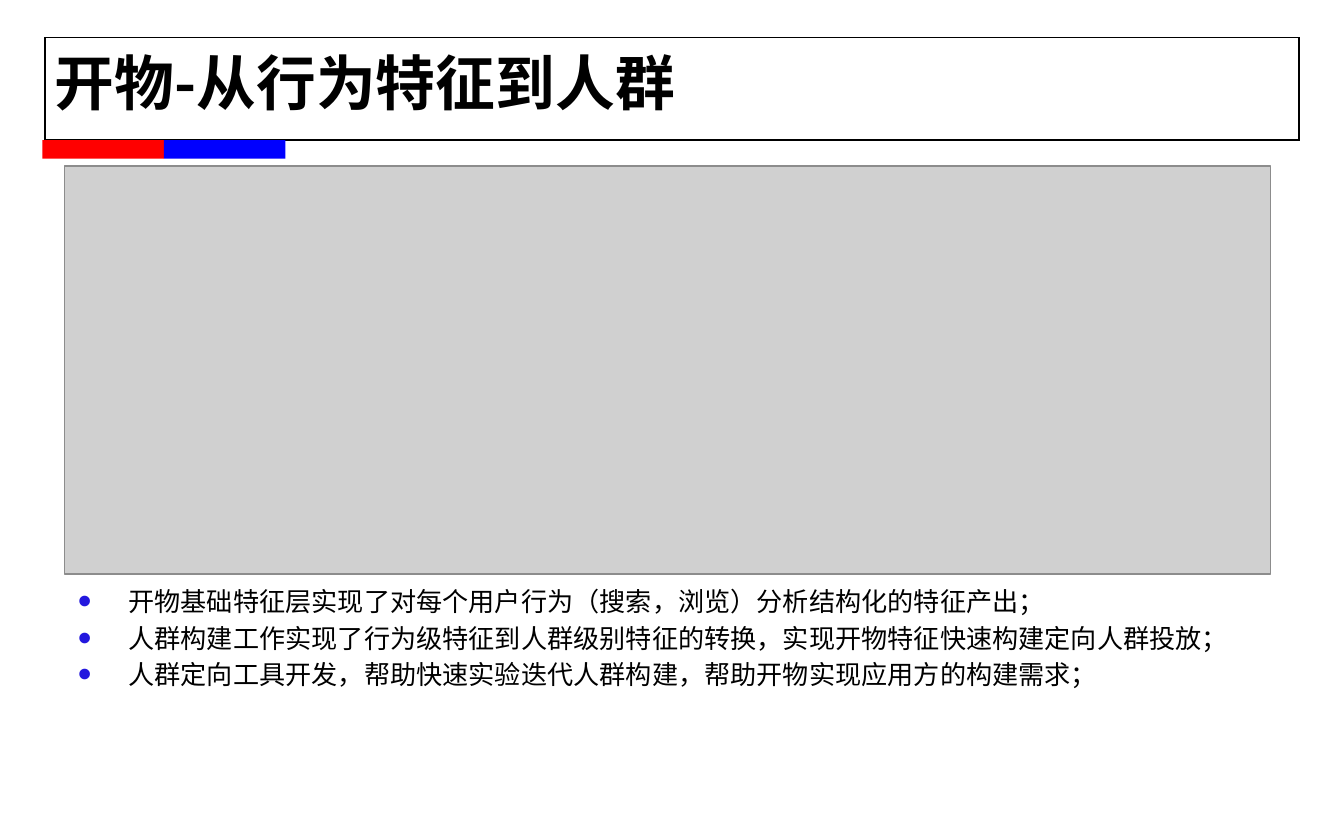
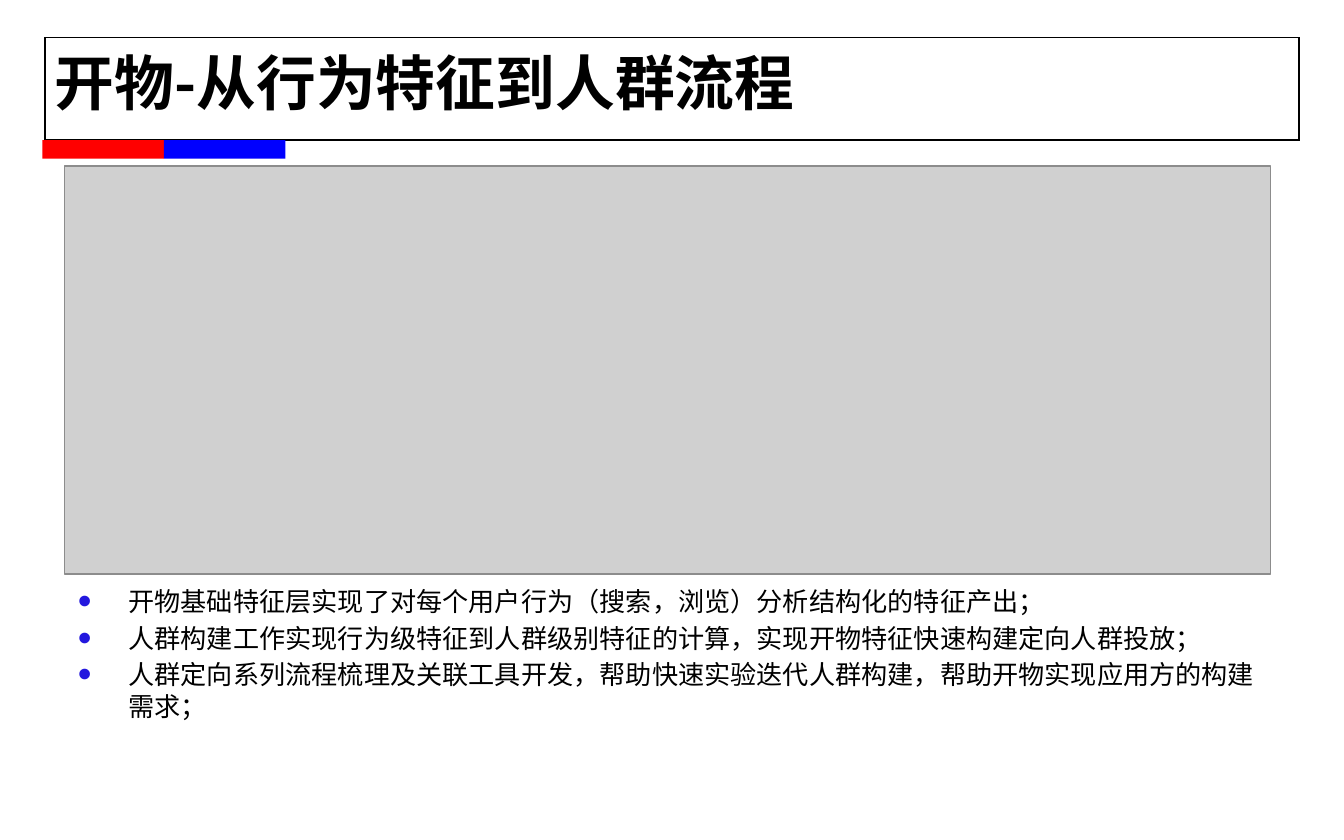
Before and after one commit to alexxyjiang/baidu-tech-report, a slide deck: slide 4 of For T5/蒋学渊_2015年春工作述职.pptx. Drawn at 1344x840 pixels with LibreOffice and Linux fonts; fonts in the diff are those of the drawing; grey boxes stand for pictures; background and template pictures are left out. Boxes give left, top, right and bottom in pixels: in the first picture for what was removed or moved away, otherwise in the second. Text is boxed around its words. In the diff, an @@ line names an element or a change of style, - is before the commit and + after.

Commit message:
ver jan.22
开物外部分修改完毕

```diff
--- a/For T5/蒋学渊_2015年春工作述职.pptx
+++ b/For T5/蒋学渊_2015年春工作述职.pptx
@@ text at [55,54,794,111]: text changed @@
-开物-从行为特征到人群
+开物-从行为特征到人群流程
@@ text at [128,626,1254,720]: text changed @@
-• 人群构建工作实现了行为级特征到人群级别特征的转换，实现开物特征快速构建定向人群投放；
-• 人群定向工具开发，帮助快速实验迭代人群构建，帮助开物实现应用方的构建需求；
+• 人群构建工作实现行为级特征到人群级别特征的计算，实现开物特征快速构建定向人群投放；
+• 人群定向系列流程梳理及关联工具开发，帮助快速实验迭代人群构建，帮助开物实现应用方的构建需求；
```
Also in this commit, not shown: 8 other slides changed, 3 slides added.
